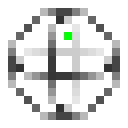
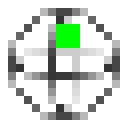
The second 128 × 128 image is a revision of the first. Changes to its layers:
painted on "x_gate.png" over box(56, 24, 80, 48)
